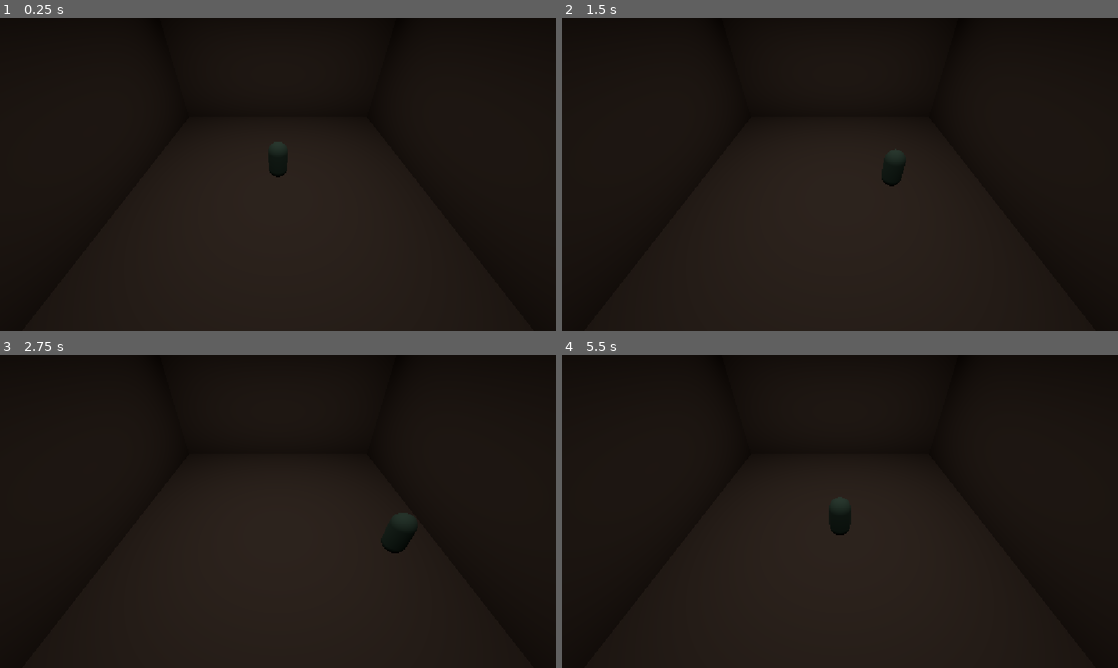
Above: before the commit, frames 1-4 (two rows, left to right).
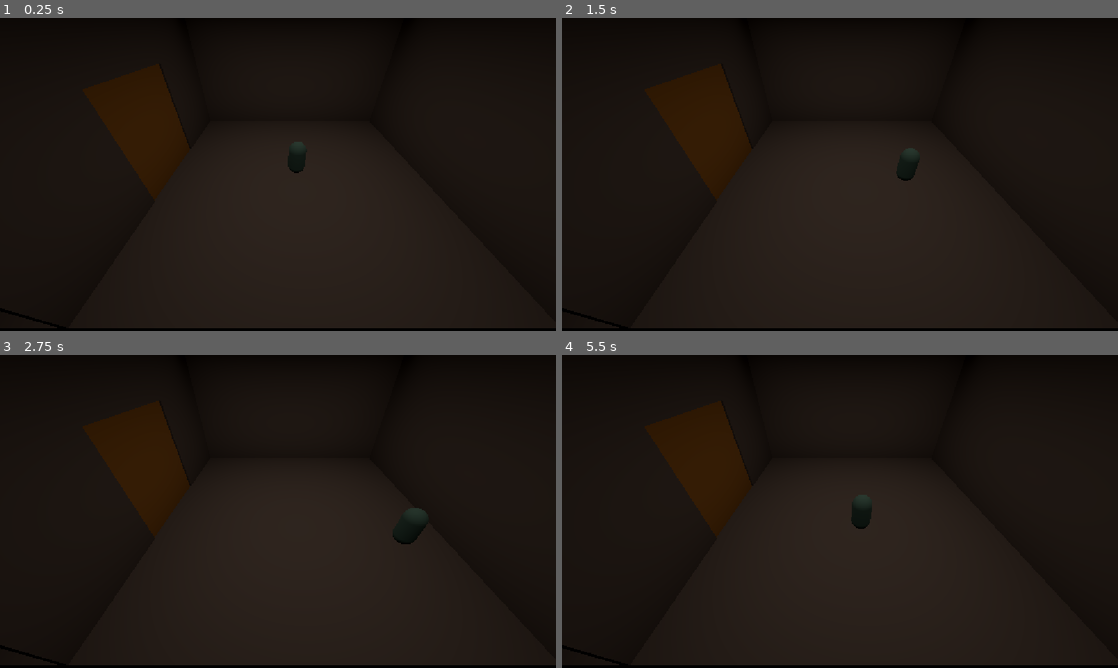
Above: after the commit, the same moments.

Repository: wahaj-47/project-century-city
Game: Godot game, scene res://main.tscn
The game is run twice, just before and just after one commit, with the same random seed, the same clock (stepped at 60 frames per second) and the same inputs.
Inputs:
- Up to frame 1 (0.25 s): no input
- Up to frame 2 (1.5 s): tap Enter at 0.5 s; hold D (move_right) 0.53-1.28 s; tap Space (jump) at 0.77 s; hold S (move_backward) from 1.28 s (still down)
- Up to frame 3 (2.75 s): tap Space (jump) at 1.52 s; release S (move_backward) at 2.03 s; hold D (move_right) from 2.03 s (still down)
- Up to frame 4 (5.5 s): release D (move_right) at 2.78 s; hold W (move_forward) 2.78-3.53 s; tap Space (jump) at 3.02, 3.77, 4.52 s; hold A (move_left) 3.53-5.03 s; hold S (move_backward) from 5.03 s (still down)

The runs differ from the first frame. In frame 1, 2.7% of the frame differs, in the area x 4-96%, y 18-100%; in frame 2, 2.6%; in frame 3, 2.6%; in frame 4, 2.8%.

Commit message:
door added

Diff:
--- /dev/null
+++ b/door.tscn
@@ -0,0 +1,20 @@
+[gd_scene format=3 uid="uid://cigjuhyfie4qn"]
+
+[sub_resource type="BoxMesh" id="BoxMesh_dhrd0"]
+size = Vector3(0.25, 22.5, 20)
+
+[sub_resource type="StandardMaterial3D" id="StandardMaterial3D_hun61"]
+albedo_color = Color(0.9412253, 0.69073534, 0.2725564, 1)
+
+[sub_resource type="BoxShape3D" id="BoxShape3D_dhrd0"]
+size = Vector3(0.25, 22.5, 20)
+
+[node name="Door" type="StaticBody3D" unique_id=859078470]
+
+[node name="MeshInstance3D" type="MeshInstance3D" parent="." unique_id=988178383]
+transform = Transform3D(1, 0, 0, 0, 1, 0, 0, 0, 1, 0.0004659891, 0, 0)
+mesh = SubResource("BoxMesh_dhrd0")
+surface_material_override/0 = SubResource("StandardMaterial3D_hun61")
+
+[node name="CollisionShape3D" type="CollisionShape3D" parent="." unique_id=837650109]
+shape = SubResource("BoxShape3D_dhrd0")
--- /dev/null
+++ b/doorway_wall.tscn
@@ -0,0 +1,14 @@
+[gd_scene format=3 uid="uid://hlrm1xdsrb4g"]
+
+[ext_resource type="PackedScene" uid="uid://bmsruei8wasj7" path="res://wall.tscn" id="1_wiq85"]
+
+[node name="doorwayWall" type="StaticBody3D" unique_id=713159128]
+
+[node name="leftWall2" parent="." unique_id=924173895 instance=ExtResource("1_wiq85")]
+transform = Transform3D(-1.45558925e-08, 0, 1, 0, 0.75, 0, -0.333, 0, -4.371139e-08, 0, 12.361, 20)
+
+[node name="rightWall" parent="." unique_id=1495816673 instance=ExtResource("1_wiq85")]
+transform = Transform3D(-1.45558925e-08, 0, 1, 0, 0.75, 0, -0.333, 0, -4.371139e-08, 0, 12.361, -20)
+
+[node name="upperWall" parent="." unique_id=1080421727 instance=ExtResource("1_wiq85")]
+transform = Transform3D(-4.371139e-08, 0, 1, 0, 0.25, 0, -1, 0, -4.371139e-08, 0, 26.25, 0)
--- /dev/null
+++ b/floor.tscn
@@ -0,0 +1,15 @@
+[gd_scene format=3 uid="uid://34aguhdium7h"]
+
+[sub_resource type="BoxShape3D" id="BoxShape3D_d0u6y"]
+size = Vector3(60, 2, 60)
+
+[sub_resource type="BoxMesh" id="BoxMesh_g4v7s"]
+size = Vector3(60, 2, 60)
+
+[node name="Floor" type="StaticBody3D" unique_id=1332907276]
+
+[node name="CollisionShape3D" type="CollisionShape3D" parent="." unique_id=1134102071]
+shape = SubResource("BoxShape3D_d0u6y")
+
+[node name="MeshInstance3D" type="MeshInstance3D" parent="." unique_id=649747367]
+mesh = SubResource("BoxMesh_g4v7s")
--- a/main.tscn
+++ b/main.tscn
@@ -1,42 +1,18 @@
 [gd_scene format=3 uid="uid://jsnesmd30dqv"]
 
+[ext_resource type="PackedScene" uid="uid://34aguhdium7h" path="res://floor.tscn" id="1_h2yge"]
 [ext_resource type="PackedScene" uid="uid://6526a3mmxeke" path="res://player.tscn" id="1_ig7tw"]
+[ext_resource type="PackedScene" uid="uid://cigjuhyfie4qn" path="res://door.tscn" id="1_lquwl"]
 [ext_resource type="PackedScene" uid="uid://bmsruei8wasj7" path="res://wall.tscn" id="2_0xm2m"]
-
-[sub_resource type="BoxShape3D" id="BoxShape3D_d0u6y"]
-size = Vector3(60, 2, 60)
-
-[sub_resource type="BoxMesh" id="BoxMesh_g4v7s"]
-size = Vector3(60, 2, 60)
+[ext_resource type="PackedScene" uid="uid://hlrm1xdsrb4g" path="res://doorway_wall.tscn" id="3_1bvp3"]
 
 [node name="Main" type="Node" unique_id=1474689114]
 
-[node name="CameraPivot" type="Marker3D" parent="." unique_id=548587282]
-transform = Transform3D(1, 0, 0, 0, 0.7660444, 0.6427875, 0, -0.6427875, 0.7660444, 0, 0, 0)
-
-[node name="Camera3D" type="Camera3D" parent="CameraPivot" unique_id=413397705]
-transform = Transform3D(1, 0, 0, 0, 1, 0, 0, 0, 1, 0, 0, 45)
-
-[node name="Floor" type="StaticBody3D" parent="." unique_id=1543151592]
-transform = Transform3D(1, 0, 0, 0, 1, 0, 0, 0, 1, 0, -1, 0)
-
-[node name="CollisionShape3D" type="CollisionShape3D" parent="Floor" unique_id=2116232443]
-shape = SubResource("BoxShape3D_d0u6y")
-
-[node name="MeshInstance3D" type="MeshInstance3D" parent="Floor" unique_id=642451103]
-mesh = SubResource("BoxMesh_g4v7s")
+[node name="Door" parent="." unique_id=859078470 instance=ExtResource("1_lquwl")]
+transform = Transform3D(1, 0, 0, 0, 1, 0, 0, 0, 1, -30, 11.75394, 0)
 
 [node name="Player" parent="." unique_id=429383614 instance=ExtResource("1_ig7tw")]
 transform = Transform3D(1, 0, 0, 0, 1, 0, 0, 0, 1, 0, 3.9384542, 0)
-
-[node name="frontWall" parent="." unique_id=924173895 instance=ExtResource("2_0xm2m")]
-transform = Transform3D(1, 0, 0, 0, 1, 0, 0, 0, 1, 0, 15, -30)
-
-[node name="leftWall" parent="." unique_id=1966242544 instance=ExtResource("2_0xm2m")]
-transform = Transform3D(-4.371139e-08, 0, 1, 0, 1, 0, -1, 0, -4.371139e-08, -30, 15, 0)
-
-[node name="rightWall" parent="." unique_id=1324519208 instance=ExtResource("2_0xm2m")]
-transform = Transform3D(-4.371139e-08, 0, 1, 0, 1, 0, -1, 0, -4.371139e-08, 30, 15, 0)
 
 [node name="AreaLight3D" type="AreaLight3D" parent="." unique_id=531318694]
 transform = Transform3D(1, 0, 0, 0, -4.371139e-08, 1, 0, -1, -4.371139e-08, 0, 32.448242, 4.958065)
@@ -48,3 +24,40 @@
 shadow_enabled = true
 area_range = 45.285
 area_size = Vector2(60, 60)
+
+[node name="Hallway" type="Marker3D" parent="." unique_id=402940051]
+
+[node name="rightWall" parent="Hallway" unique_id=1324519208 instance=ExtResource("2_0xm2m")]
+transform = Transform3D(-4.371139e-08, 0, 1, 0, 1, 0, -1, 0, -4.371139e-08, 30, 15, 0)
+
+[node name="doorwayWall" parent="Hallway" unique_id=713159128 instance=ExtResource("3_1bvp3")]
+transform = Transform3D(1, 0, 0, 0, 1, 0, 0, 0, 1, -30, 0, 0)
+
+[node name="frontWall" parent="Hallway" unique_id=372741030 instance=ExtResource("2_0xm2m")]
+transform = Transform3D(1, 0, 0, 0, 1, 0, 0, 0, 1, 0, 15, -30)
+
+[node name="CameraPivot" type="Marker3D" parent="Hallway" unique_id=548587282]
+transform = Transform3D(1, 0, 0, 0, 0.7660444, 0.6427875, 0, -0.6427875, 0.7660444, 0, 0, 0)
+
+[node name="Camera3D" type="Camera3D" parent="Hallway/CameraPivot" unique_id=413397705]
+transform = Transform3D(1, 0, 0, 0, 1.0000001, 5.9604645e-08, 0, -5.9604645e-08, 1.0000001, -4.4309506, -0.070013046, 45.30841)
+fov = 81.7
+
+[node name="hallwayFloor" parent="Hallway" unique_id=1332907276 instance=ExtResource("1_h2yge")]
+
+[node name="Hallway2" type="Marker3D" parent="." unique_id=966621817]
+transform = Transform3D(1, 0, 0, 0, 1, 0, 0, 0, 1, -60, 0, 0)
+
+[node name="leftWall" parent="Hallway2" unique_id=1389754194 instance=ExtResource("2_0xm2m")]
+transform = Transform3D(-4.371139e-08, 0, 1, 0, 1, 0, -1, 0, -4.371139e-08, -30, 15, 0)
+
+[node name="frontWall" parent="Hallway2" unique_id=1239612546 instance=ExtResource("2_0xm2m")]
+transform = Transform3D(1, 0, 0, 0, 1, 0, 0, 0, 1, 0, 15, -30)
+
+[node name="CameraPivot" type="Marker3D" parent="Hallway2" unique_id=1199195094]
+transform = Transform3D(1, 0, 0, 0, 0.7660444, 0.6427875, 0, -0.6427875, 0.7660444, 0, 0, 0)
+
+[node name="Camera3D" type="Camera3D" parent="Hallway2/CameraPivot" unique_id=1395412225]
+transform = Transform3D(1, 0, 0, 0, 1, 0, 0, 0, 1, 0, 0, 45)
+
+[node name="hallwayFloor" parent="Hallway2" unique_id=311166820 instance=ExtResource("1_h2yge")]
--- a/project.godot
+++ b/project.godot
@@ -56,6 +56,11 @@
 "events": [Object(InputEventKey,"resource_local_to_scene":false,"resource_name":"","device":-1,"window_id":0,"alt_press …(191 unchanged characters)…
 ]
 }
+interact={
+"deadzone": 0.2,
+"events": [Object(InputEventKey,"resource_local_to_scene":false,"resource_name":"","device":-1,"window_id":0,"alt_pressed":false,"shift_pressed":false,"ctrl_pressed":false,"meta_pressed":false,"pressed":false,"keycode":0,"physical_keycode":69,"key_label":0,"unicode":101,"location":0,"echo":false,"script":null)
+]
+}
 
 [physics]
 
